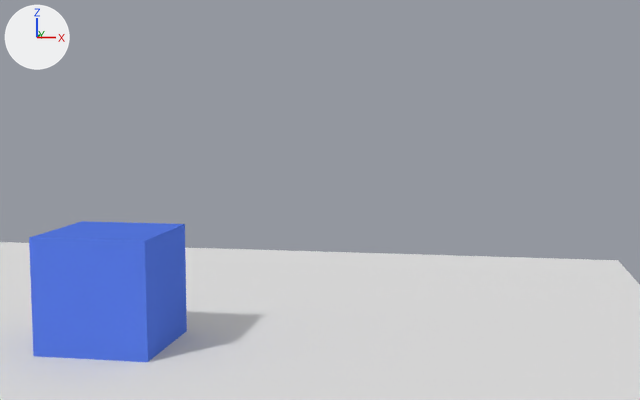
An edit to the Blender file Dev/LD50.blend, drawn before and after from the same camera.
The view is the same before and after, from a 50 mm lens placed at (6.19, -14.4, 4.24), pointed at (3.53, 0.84, 2.51). The axes (+X, +Y, +Z) are drawn at upper left. The lights are the same throughout.
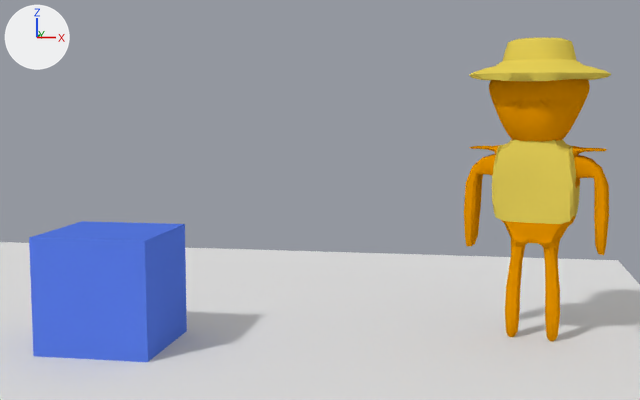
Patch to the scene script:
```diff
--- a/Dev/LD50.blend.py
+++ b/Dev/LD50.blend.py
@@ mat_material_014 @@
+mat_material_014 = bpy.data.materials.new('Material.014')
+mat_material_014.displacement_method = 'DISPLACEMENT'
+mat_material_014.use_nodes = True; mat_material_014.node_tree.nodes.clear()
+_N = mat_material_014.node_tree.nodes; _L = mat_material_014.node_tree.links
+n0 = _N.new('ShaderNodeOutputMaterial'); n0.name = 'Material Output.001'
+n1 = _N.new('ShaderNodeBsdfDiffuse'); n1.name = 'Diffuse BSDF'
+n1.inputs[0].default_value = (0.799, 0.636, 0.0994, 1.0)  # 'Color', yellow #e7d159
+_L.new(n1.outputs[0], n0.inputs[0])  # 'BSDF' to 'Surface'
@@ mat_material @@
+mat_material = bpy.data.materials.new('Material')
+mat_material.displacement_method = 'DISPLACEMENT'
+mat_material.use_nodes = True; mat_material.node_tree.nodes.clear()
+_N = mat_material.node_tree.nodes; _L = mat_material.node_tree.links
+n0 = _N.new('ShaderNodeOutputMaterial'); n0.name = 'Material Output.001'
+n1 = _N.new('ShaderNodeBsdfDiffuse'); n1.name = 'Diffuse BSDF'
+_L.new(n1.outputs[0], n0.inputs[0])  # 'BSDF' to 'Surface'
@@ mat_material_010 @@
+mat_material_010 = bpy.data.materials.new('Material.010')
+mat_material_010.displacement_method = 'DISPLACEMENT'
+mat_material_010.use_nodes = True; mat_material_010.node_tree.nodes.clear()
+_N = mat_material_010.node_tree.nodes; _L = mat_material_010.node_tree.links
+n0 = _N.new('ShaderNodeOutputMaterial'); n0.name = 'Material Output.001'
+n1 = _N.new('ShaderNodeBsdfDiffuse'); n1.name = 'Diffuse BSDF'
+n1.inputs[0].default_value = (0.227, 0.227, 0.227, 1.0)  # 'Color', grey #838383
+_L.new(n1.outputs[0], n0.inputs[0])  # 'BSDF' to 'Surface'
@@ mat_material_013 @@
+mat_material_013 = bpy.data.materials.new('Material.013')
+mat_material_013.displacement_method = 'DISPLACEMENT'
+mat_material_013.use_nodes = True; mat_material_013.node_tree.nodes.clear()
+_N = mat_material_013.node_tree.nodes; _L = mat_material_013.node_tree.links
+n0 = _N.new('ShaderNodeOutputMaterial'); n0.name = 'Material Output.001'
+n1 = _N.new('ShaderNodeBsdfDiffuse'); n1.name = 'Diffuse BSDF'
+n1.inputs[0].default_value = (0.794, 0.294, 0.0, 1.0)  # 'Color', orange #e69400
+_L.new(n1.outputs[0], n0.inputs[0])  # 'BSDF' to 'Surface'
@@ me_cube_005 @@
+me_cube_005.from_pydata(...)  # 3450 vertices, 3444 faces; spans x -1.24..1.24, y -1.26..1.15, z -1.03..4.31
+me_cube_005.polygons.foreach_set('use_smooth', [True] * 3444)
+# faces by material slot: [2567, 862, 7, 8]
+me_cube_005.materials.append(mat_material_013)
+me_cube_005.materials.append(mat_material_014)
+me_cube_005.materials.append(mat_material)
+me_cube_005.materials.append(mat_material_010)
@@ ob_cube_005 @@
+ob_cube_005 = bpy.data.objects.new('Cube.005', me_cube_005)
+ob_cube_005.location = (7.26, 1.64, 0.98)
+ob_cube_005.rotation_euler = (0.0, 0.0, -0.216)  # degrees (0, 0, -12)
```

Where the change shows, as pixel boxes (x1, y1, x2, y2) in the pictures (640 x 400 px):
'Cube.005', added
    after: (464, 37, 611, 341)
    faces in mat_material_013: (464, 79, 609, 341)
    faces in mat_material_014: (469, 37, 611, 224)
